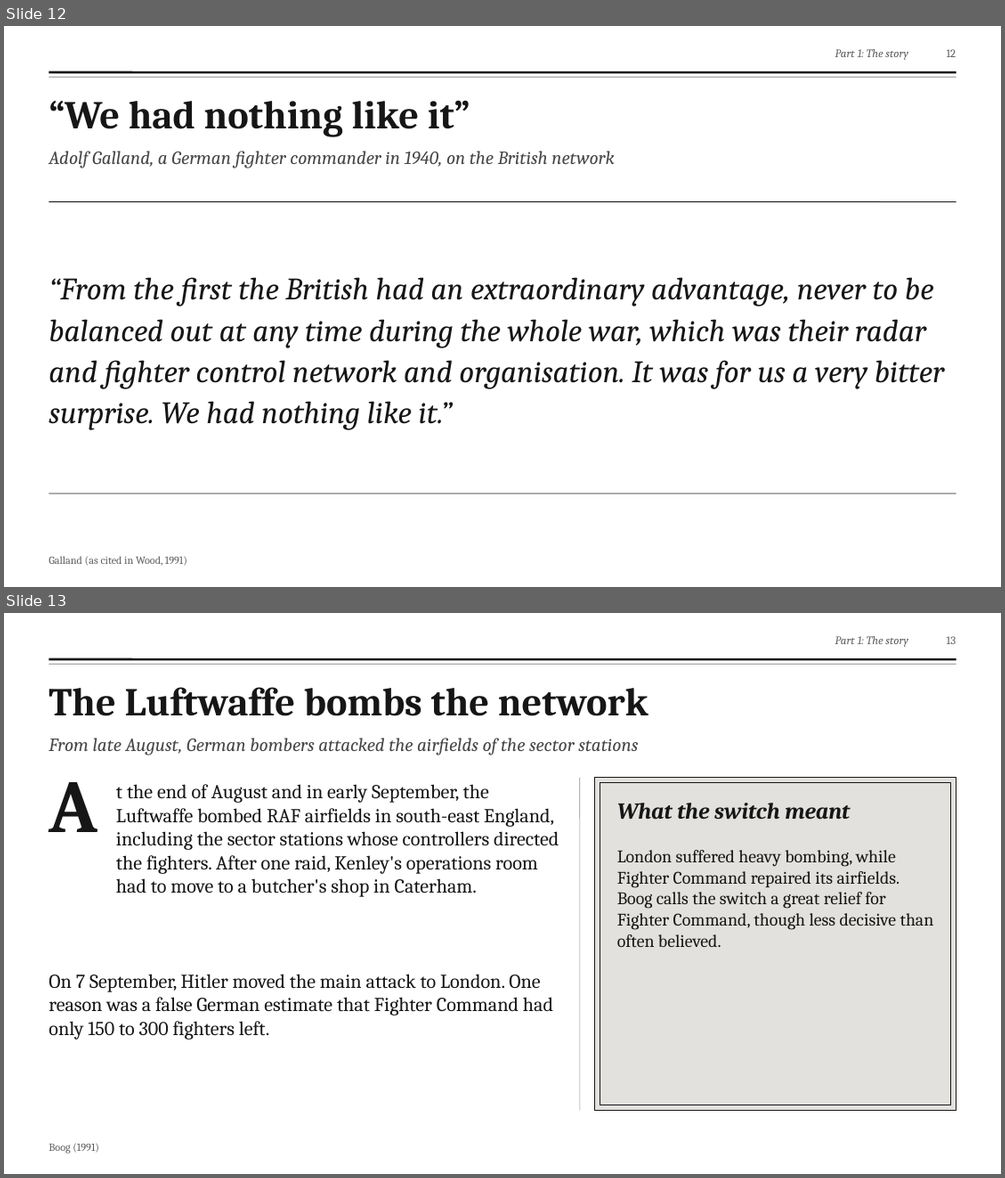
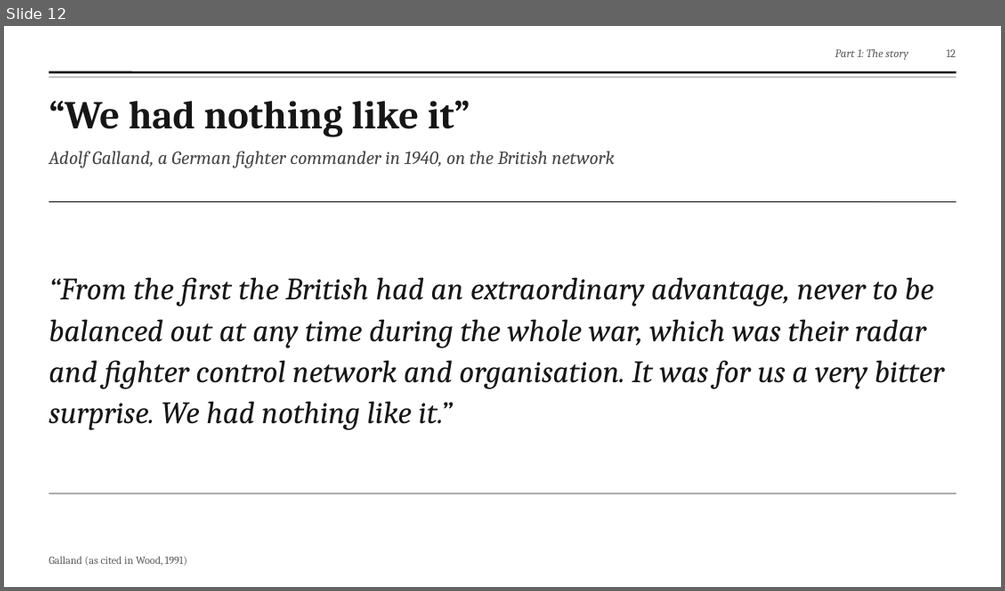
Before and after one commit to fengyiqicoder/fumadocs, a slide deck: dowding-presentation/Dowding_Effective_Communication.pptx. Shown one above the other, each under a label of ours: slides 12 and 13 before the commit, slide 12 after it. The pictures are 1005x1178 and 1005x591 pixels, drawn with LibreOffice and Linux fonts; fonts in the diff are those of the drawing; background and template pictures are left out. Boxes give left, top, right and bottom in pixels: in the first picture for what was removed or moved away, otherwise in the second. Text is boxed around its words. In the diff, an @@ line names an element or a change of style, - is before the commit and + after.

```diff
--- a/dowding-presentation/Dowding_Effective_Communication.pptx
+++ b/dowding-presentation/Dowding_Effective_Communication.pptx
@@ slide 13 removed at (4,613,1001,1174), background picture (left out); not listed: 2 template elements that a slide beside it also shows @@
@@ text removed at (835,636,908,647) @@
-Part 1: The story
@@ page number removed at (947,636,956,644) @@
-13
@@ text removed at (48,687,648,716) @@
-The Luftwaffe bombs the network
@@ text removed at (48,738,638,755) @@
-From late August, German bombers attacked the airfields of the sector stations
@@ text removed at (48,782,97,832) @@
-A
@@ text removed at (116,784,558,897) @@
-t the end of August and in early September, the Luftwaffe bombed RAF airfields in south-east England, including the sector stations whose controllers directed the fighters. After one raid, Kenley's operations room had to move to a butcher's shop in Caterham.
@@ line removed from (580, 778) to (580, 1111) @@
@@ rectangle removed at (595,778,956,1111) @@
@@ rectangle removed at (600,783,951,1105) @@
@@ text removed at (617,803,850,819) @@
-What the switch meant
@@ text removed at (617,850,934,947) @@
-London suffered heavy bombing, while Fighter Command repaired its airfields. Boog calls the switch a great relief for Fighter Command, though less decisive than often believed.
@@ text removed at (48,973,553,1039) @@
-On 7 September, Hitler moved the main attack to London. One reason was a false German estimate that Fighter Command had only 150 to 300 fighters left.
@@ text removed at (48,1143,99,1153) @@
-Boog (1991)
```
Also in this commit, not shown: 6 slides changed, 2 other files.
